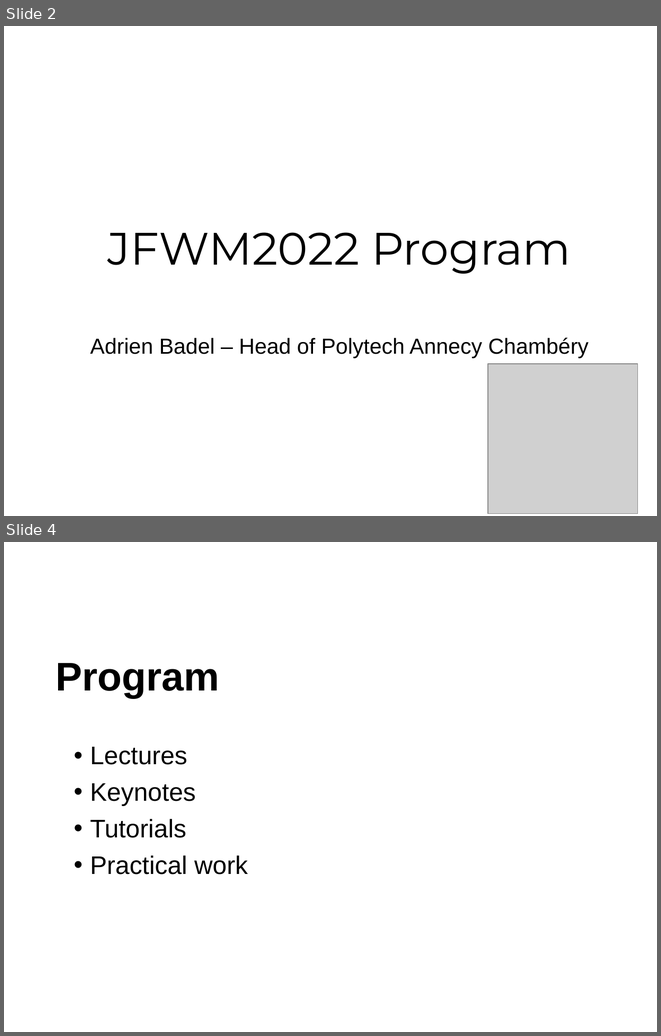
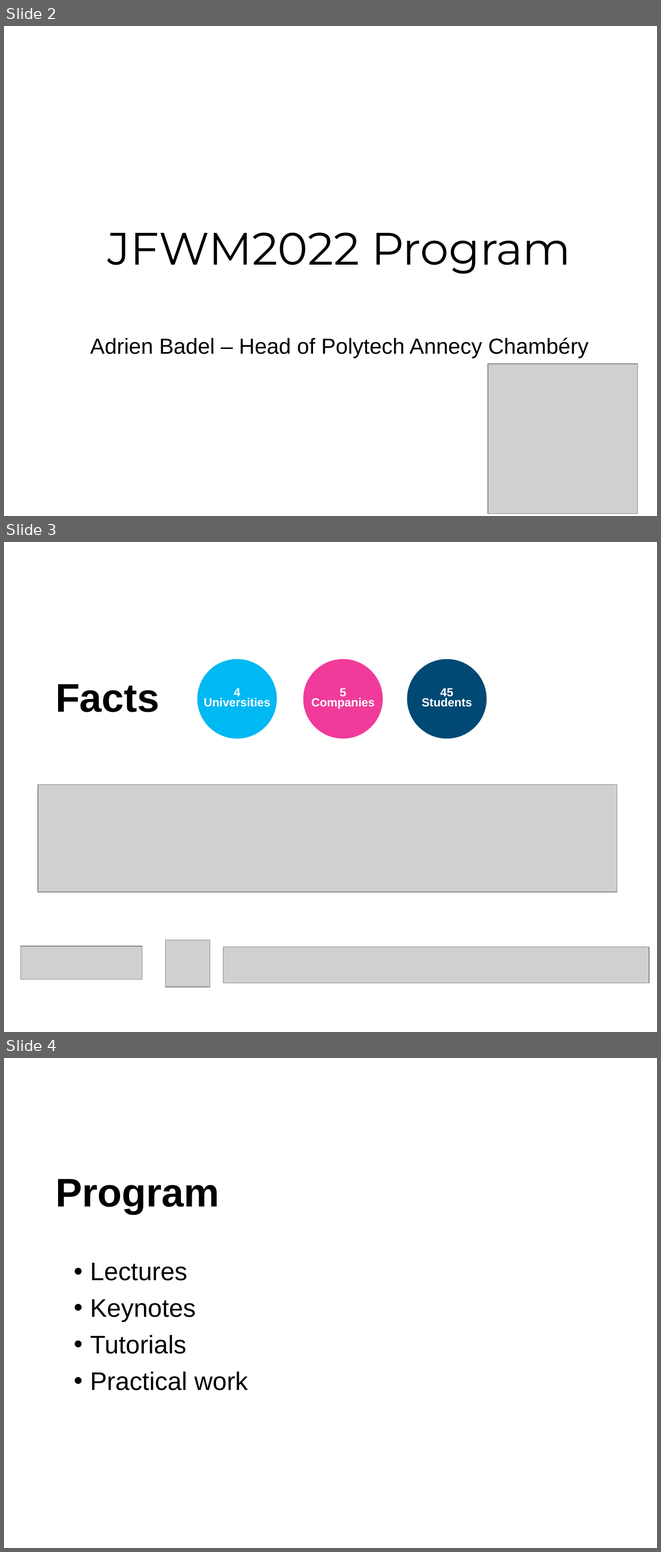
Before and after one commit to LucMarechal/JFWM2024, a slide deck: JFWM2022 - Introduction.pptx. Shown one above the other, each under a label of ours: slides 2 and 4 before the commit, slides 2, 3 and 4 after it; the slides between them are not shown. The pictures are 661x1036 and 661x1552 pixels, drawn with LibreOffice and Linux fonts; fonts in the diff are those of the drawing; grey boxes stand for pictures; background and template pictures are left out. Boxes give left, top, right and bottom in pixels: in the first picture for what was removed or moved away, otherwise in the second. Text is boxed around its words. In the diff, an @@ line names an element or a change of style, - is before the commit and + after.

```diff
--- a/JFWM2022 - Introduction.pptx
+++ b/JFWM2022 - Introduction.pptx
@@ slide 3 added at [4,542,657,1032], background #FFFFFF @@
@@ ellipse added at [197,659,277,739], fill #00B8F2 @@
@@ ellipse added at [303,659,383,739], fill #F03B9A @@
@@ ellipse added at [407,659,486,739], fill #004974 @@
@@ title added at [55,684,160,712], 44 pt, text #000000, bold @@
+Facts
@@ text added at [204,688,271,707], 12.9 pt, text #FFFFFF, bold @@
+4
+Universities
@@ text added at [311,688,375,709], 12.9 pt, text #FFFFFF, bold @@
+5
+Companies
@@ text added at [422,688,472,707], 12.9 pt, text #FFFFFF, bold @@
+45
+Students
@@ picture added at [38,785,617,892] @@
@@ picture added at [21,946,142,979] @@
@@ picture added at [165,940,210,987] @@
@@ picture added at [223,947,649,983] @@
```
Also in this commit, not shown: 5 slides changed, 1 other slide added, 2 slides removed.
